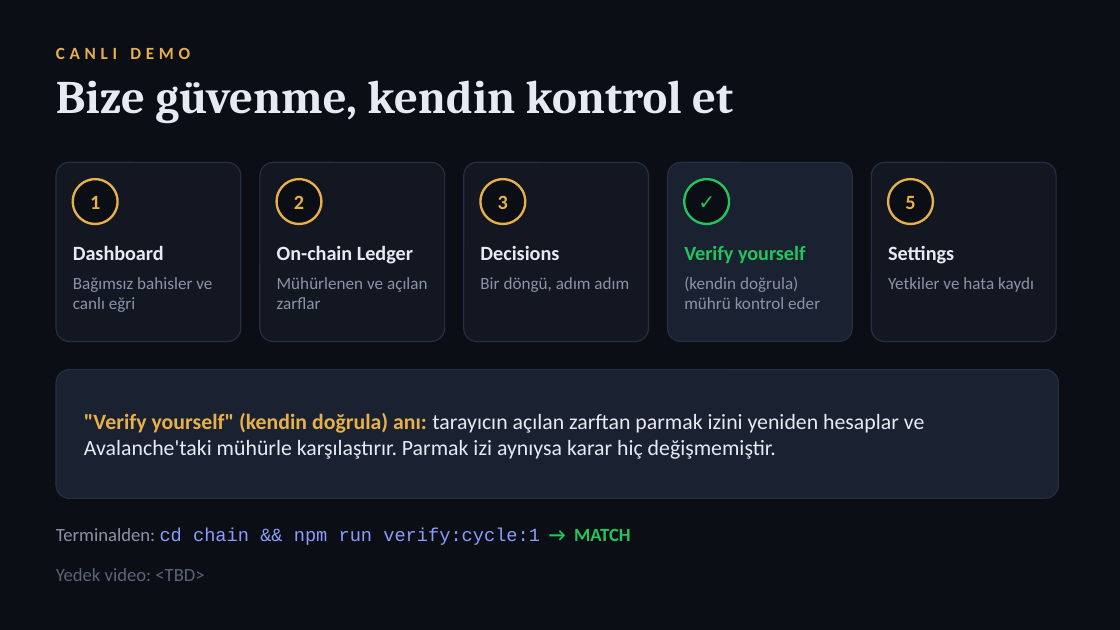
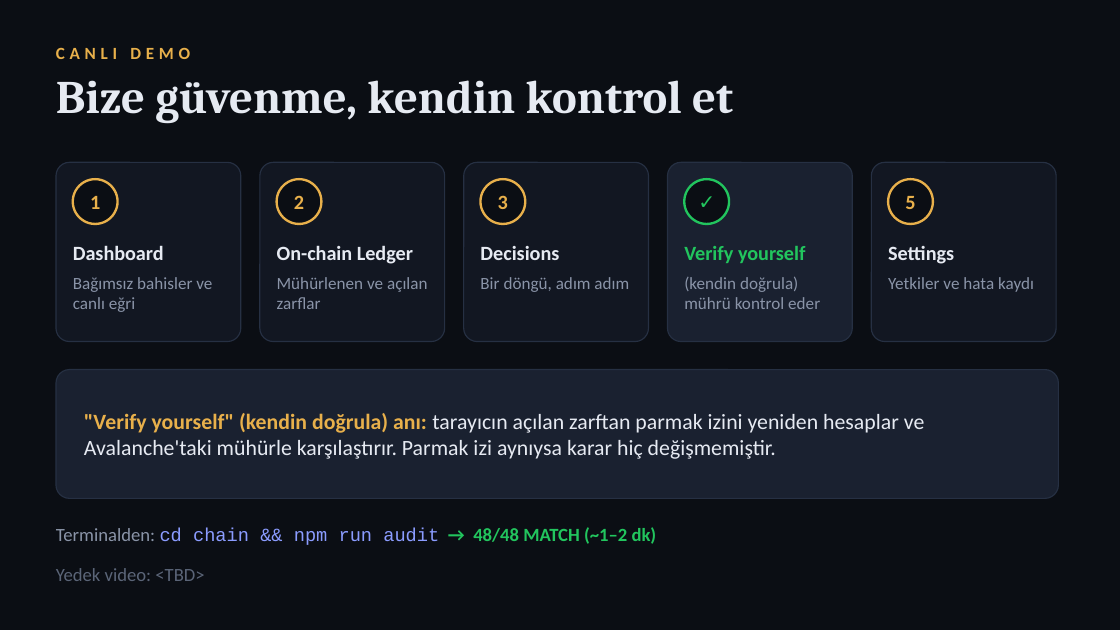
Before and after one commit to WalAngeL06/grail-agent, a slide deck: slide 10 of docs/pitch/GRAIL-pitch.pptx. Drawn at 1120x630 pixels with LibreOffice and Linux fonts; fonts in the diff are those of the drawing. Boxes give left, top, right and bottom in pixels: in the first picture for what was removed or moved away, otherwise in the second. Text is boxed around its words. In the diff, an @@ line names an element or a change of style, - is before the commit and + after.

```diff
--- a/docs/pitch/GRAIL-pitch.pptx
+++ b/docs/pitch/GRAIL-pitch.pptx
@@ text at <box>56,527,657,545</box>: text changed; font Courier New to Calibri @@
-Terminalden: cd chain && npm run verify:cycle:1 → MATCH
+Terminalden: cd chain && npm run audit → 48/48 MATCH (~1–2 dk)
```
Also in this commit, not shown: 2 other slides changed, 5 other files.
